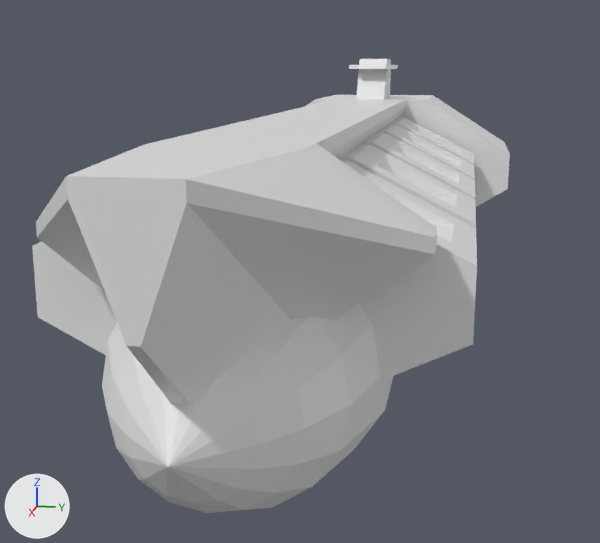
Renders of the FBX model Assets/Blockouts/skm_civfrigcargo.fbx from each side of a commit.
Both versions are drawn from a 50 mm camera at (19.5, 2.8, 2.9) aimed at (2.5, -0.6, -1.4). The lights are fixed; the arrows at lower left show +X, +Y and +Z. Where no turn or scale is listed for an object, it has been applied to the vertices.

Objects in the first picture: 'Cargo', 'Conning', 'EBlock', 'Spine', 'Tank'.
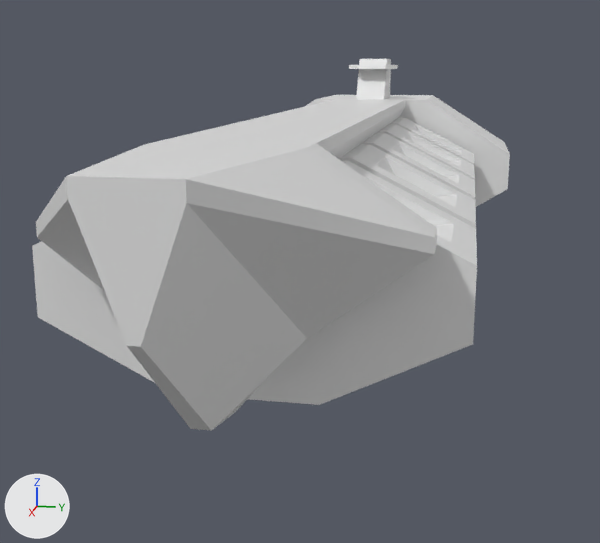
The newer file is also turned or shifted as a whole; pictures and numbers use the older file's frame.

What the commit changed:
Object 'Tank' (ob_tank) is deleted.

Where the change shows, as pixel boxes [x1, y1, x2, y2] in the pictures (600 x 543 px):
'Tank', deleted: before [102, 304, 393, 513]
